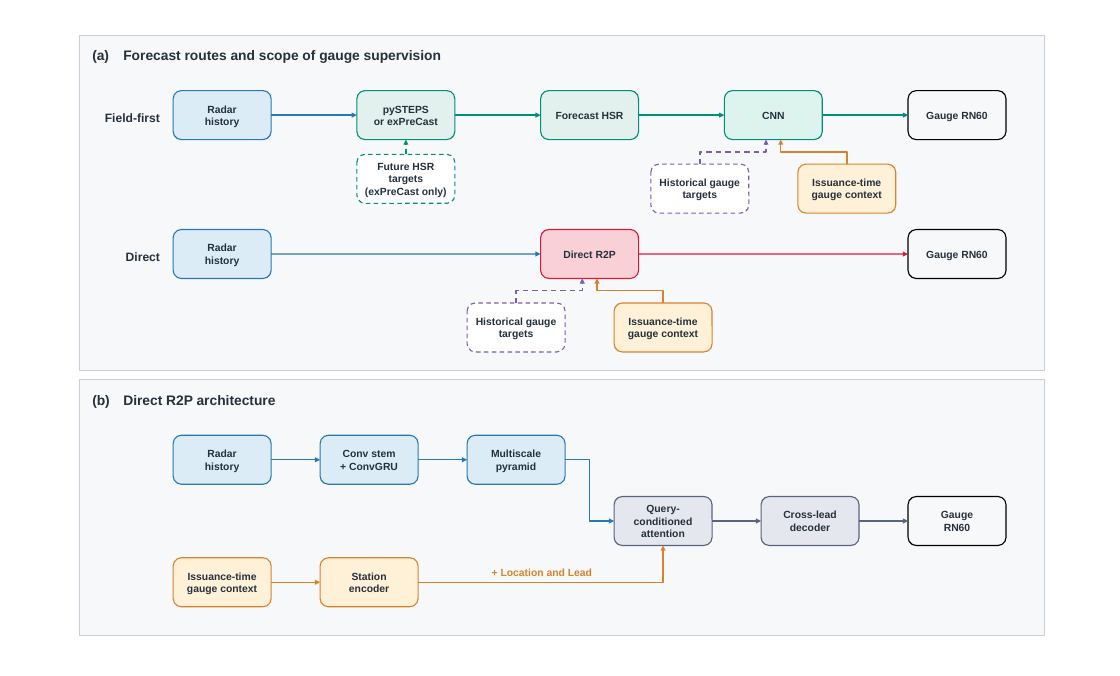
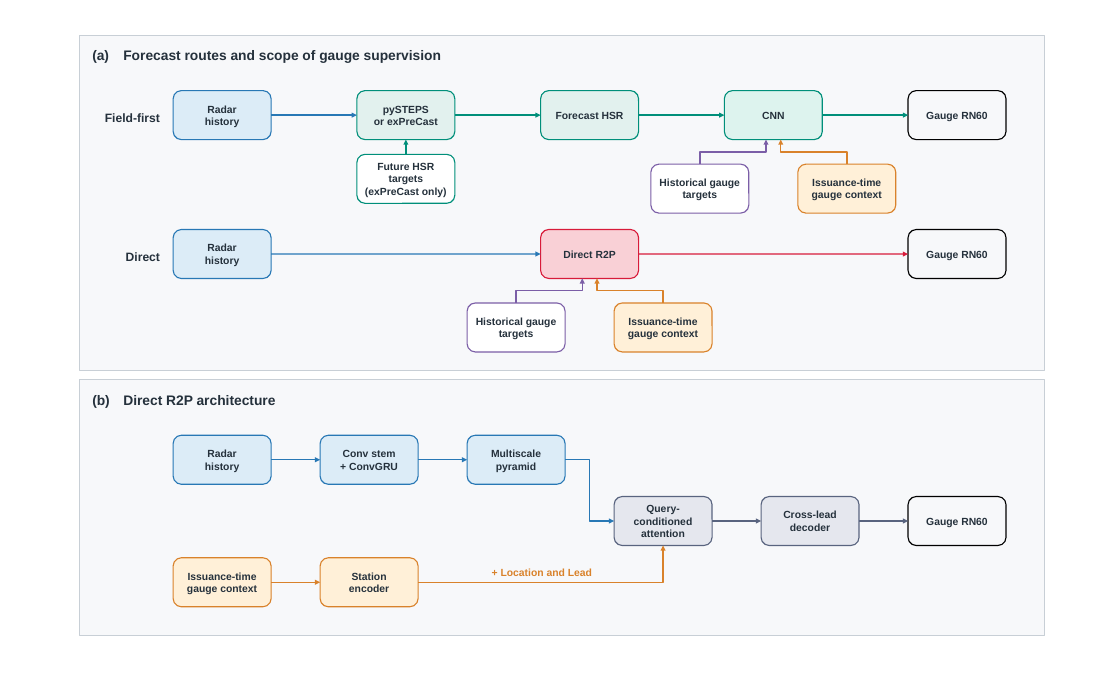
Before and after one commit to blackjjh21-afk/r2p-nowcasting, a slide deck: slide 1 of figures/main/fig6_architecture_editable.pptx. Drawn at 1120x676 pixels with LibreOffice and Linux fonts; fonts in the diff are those of the drawing. Boxes give left, top, right and bottom in pixels: in the first picture for what was removed or moved away, otherwise in the second. Text is boxed around its words. In the diff, an @@ line names an element or a change of style, - is before the commit and + after.

```diff
--- a/figures/main/fig6_architecture_editable.pptx
+++ b/figures/main/fig6_architecture_editable.pptx
@@ arrow (406, 154) - (406, 139): stroke #008F7A 1.55 pt dashed to #008F7A 1.55 pt @@
@@ elbow arrow (700, 164) - (766, 139): stroke #7B5EA7 1.55 pt dashed to #7B5EA7 1.55 pt @@
@@ rounded rectangle "Future HSR" at [357,154,455,203]: outline #008F7A 1.3 pt dashed to #008F7A 1.3 pt @@
@@ rounded rectangle "Historical gauge" at [651,164,749,213]: outline #7B5EA7 1.3 pt dashed to #7B5EA7 1.3 pt @@
@@ elbow arrow (516, 303) - (582, 279): stroke #7B5EA7 1.55 pt dashed to #7B5EA7 1.55 pt @@
@@ rounded rectangle "Historical gauge" at [467,303,565,352]: outline #7B5EA7 1.3 pt dashed to #7B5EA7 1.3 pt @@
@@ text in rounded rectangle at [926,518,987,527]: text changed @@
-Gauge
-RN60
+Gauge RN60
```
Also in this commit, not shown: 40 other files.
